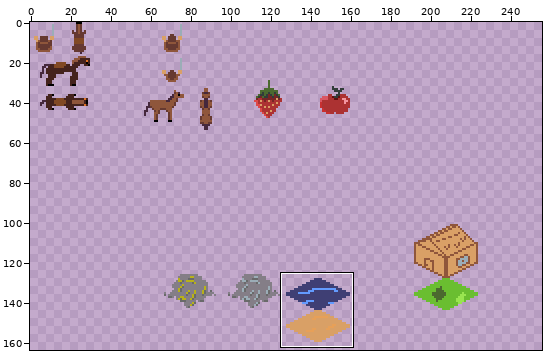
Pixel-art file: resources/minions.aseprite. The picture above shows the old version from afar; the outline marks the close-up.
Close-up. Before the commit:
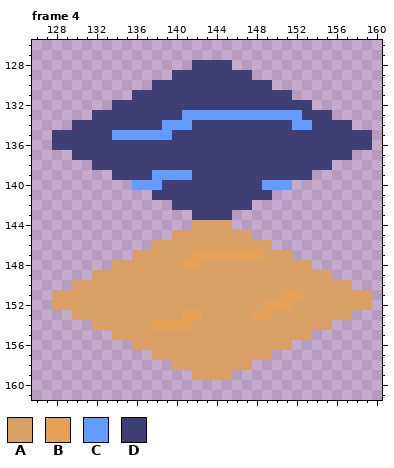
256x256 pixels, 4 frames. Shown: frame 4: x 126..160, y 126..161. The wide view leaves out empty margins. The commit also changed other frames or places, which this record leaves out.
Visible layers, top first: "isometric tiles", "Layer 1".
Palette (. is transparent): A #d9a066  B #e7a058  C #639bff  D #3f3f74
Pixels before, frame 4, first column x 128:
128 ..............DDDD..............
129 ............DDDDDDDD............
130 ..........DDDDDDDDDDDD..........
131 ........DDDDDDDDDDDDDDDD........
132 ......DDDDDDDDDDDDDDDDDDDD......
133 ....DDDDDDDDDCCCCCCCCCCCCDDD....
134 ..DDDDDDDDDCCCDDDDDDDDDDCCDDDD..
135 DDDDDDCCCCCCDDDDDDDDDDDDDDDDDDDD
136 DDDDDDDDDDDDDDDDDDDDDDDDDDDDDDDD
137 ..DDDDDDDDDDDDDDDDDDDDDDDDDDDD..
138 ....DDDDDDDDDDDDDDDDDDDDDDDD....
139 ......DDDDCCCCDDDDDDDDDDDD......
140 ........CCCDDDDDDDDDDCCC........
141 ..........DDDDDDDDDDDD..........
142 ............DDDDDDDD............
143 ..............DDDD..............
144 ..............AAAA..............
145 ............AAAAAAAA............
146 ..........AAAAAAAAAAAA..........
147 ........AAAAAABBBBBBBAAA........
148 ......AAAAAAABBAAAAAAAAAAA......
149 ....AAAAAAAAAAAAAAAAAAAAAAAA....
150 ..AAAAAAAAAAAAAAAAAAAAAAAAAAAA..
151 AAAAAAAAAAAAAAAAAAAAAAABBAAAAAAA
152 AAAAAAAAAAAAAAAAAAAAABBBAAAAAAAA
153 ..AAAAAAAAAAABBAAAAABBAAAAAAAA..
154 ....AAAAAABBBBAAAAAAAAAAAAAA....
155 ......AAAAAAAAAAAAAAAAAAAA......
156 ........AAAAAAAAAAAAAAAA........
157 ..........AAAAAAAAAAAA..........
158 ............AAAAAAAA............
159 ..............AAAA..............
And afterwards:
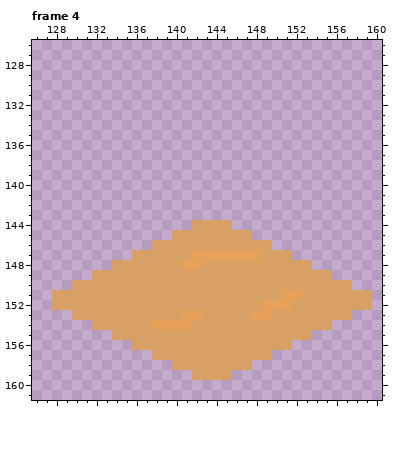
The commit says: Added water animation
The edit:
Frame 4, layer "isometric tiles":
Colour C is removed in row 133 at x 141 to 152; in row 134 at x 139 to 141 and 152 to 153; in row 135 at x 134 to 139; in row 139 at x 138 to 141; in row 140 at x 136 to 138 and 149 to 151.
Colour D is removed in row 128 at x 142 to 145; in row 129 at x 140 to 147; in row 130 at x 138 to 149; in row 131 at x 136 to 151; in row 132 at x 134 to 153; in row 133 at x 132 to 140 and 153 to 155.
Colour D is removed in row 134 at x 130 to 138, 142 to 151 and 154 to 157; in row 135 at x 128 to 133 and 140 to 159; in row 136 at x 128 to 159; in row 137 at x 130 to 157; in row 138 at x 132 to 155; in row 139 at x 134 to 137 and 142 to 153.
Colour D is removed in row 140 at x 139 to 148; in row 141 at x 138 to 149; in row 142 at x 140 to 147; in row 143 at x 142 to 145.
